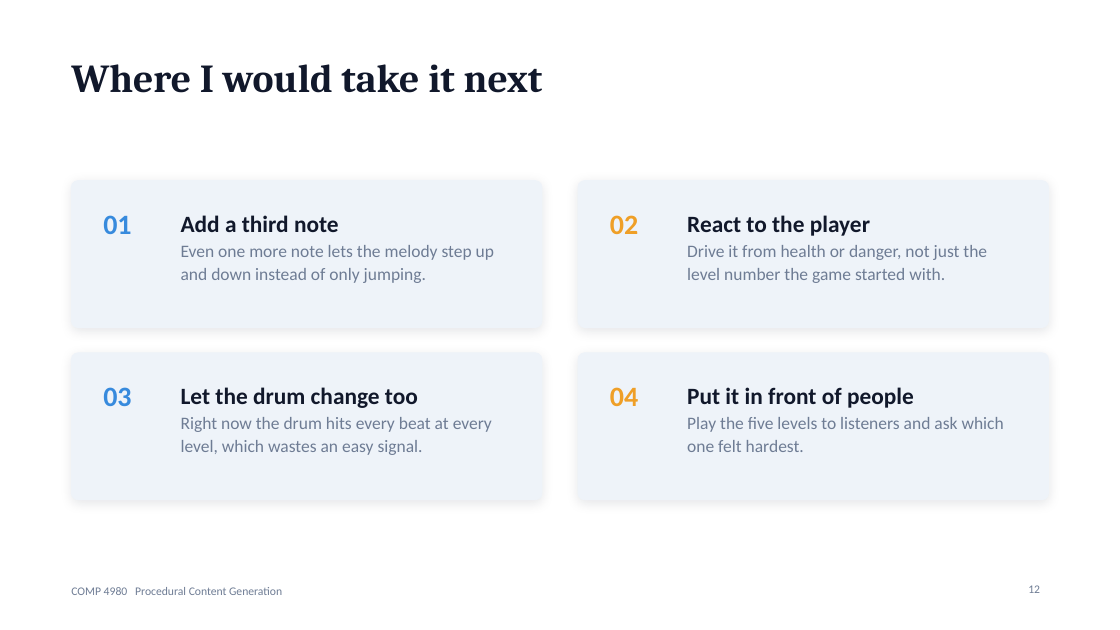
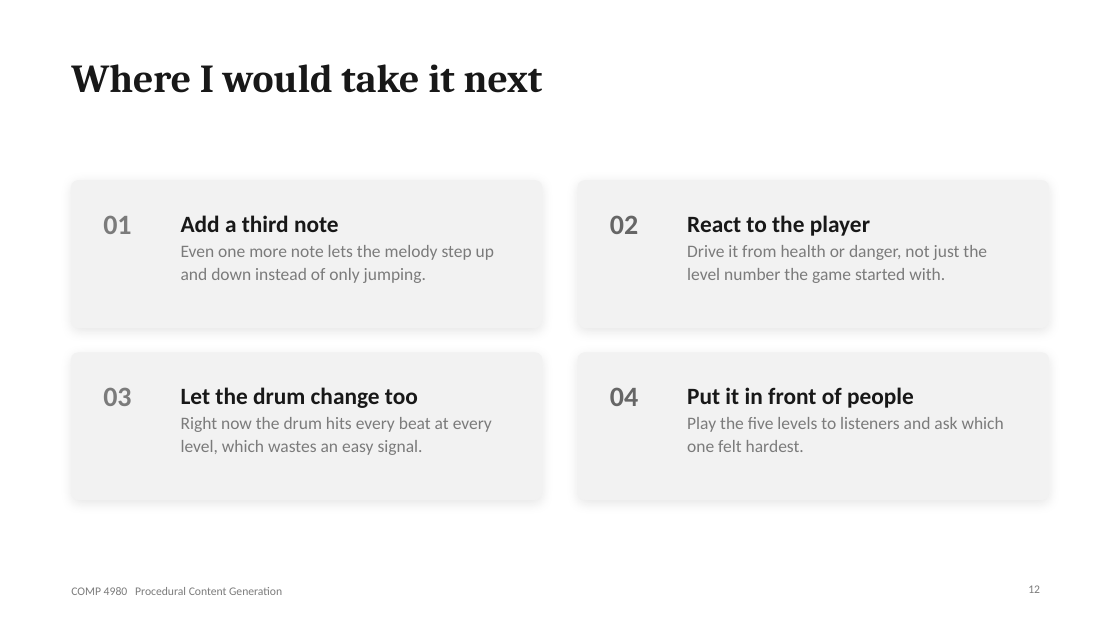
Before and after one commit to SUMMERxKx/musicGenerator, a slide deck: slide 12 of Presentation.pptx. Drawn at 1120x630 pixels with LibreOffice and Linux fonts; fonts in the diff are those of the drawing. Boxes give left, top, right and bottom in pixels: in the first picture for what was removed or moved away, otherwise in the second. Text is boxed around its words. In the diff, an @@ line names an element or a change of style, - is before the commit and + after.

```diff
--- a/Presentation.pptx
+++ b/Presentation.pptx
@@ title "Where I would take it ..." at box(71, 64, 543, 93): text colour #11182B to #181818 @@
@@ text "01" at box(103, 216, 131, 234): text colour #378ADD to #7B7B7B @@
@@ text "Add a third note" at box(181, 215, 494, 283): text colour #11182B to #181818 in "Add a third note"; text colour #6E7C94 to #7B7B7B in "Even one more note lets the melody ..." @@
@@ text "02" at box(610, 215, 638, 234): text colour #EF9F27 to #666666 @@
@@ text "React to the player" at box(687, 215, 987, 283): text colour #11182B to #181818 in "React to the player"; text colour #6E7C94 to #7B7B7B in "Drive it from health or danger, not ..." @@
@@ fill #EEF3F9 to #F2F2F2; outline #EEF3F9 0.75 pt to #F2F2F2 0.75 pt; shadow changed in 4 elements at box(71, 181, 542, 328), box(578, 181, 1049, 328), box(71, 353, 542, 500), box(578, 353, 1049, 500) @@
@@ text "03" at box(103, 388, 131, 406): text colour #378ADD to #7B7B7B @@
@@ text "Let the drum change too" at box(181, 387, 492, 455): text colour #11182B to #181818 in "Let the drum change too"; text colour #6E7C94 to #7B7B7B in "Right now the drum hits every beat ..." @@
@@ text "04" at box(610, 387, 638, 406): text colour #EF9F27 to #666666 @@
@@ text "Put it in front of ..." at box(687, 387, 1004, 452): text colour #11182B to #181818 in "Put it in front of people"; text colour #6E7C94 to #7B7B7B in "Play the five levels to listeners and ..." @@
@@ text "COMP 4980 Procedural Content Generation" at box(71, 587, 282, 595): text colour #6E7C94 to #7B7B7B @@
@@ page number at box(1028, 585, 1040, 593): text colour #6E7C94 to #7B7B7B @@
```
Also in this commit, not shown: 12 other slides changed, 1 other file.
